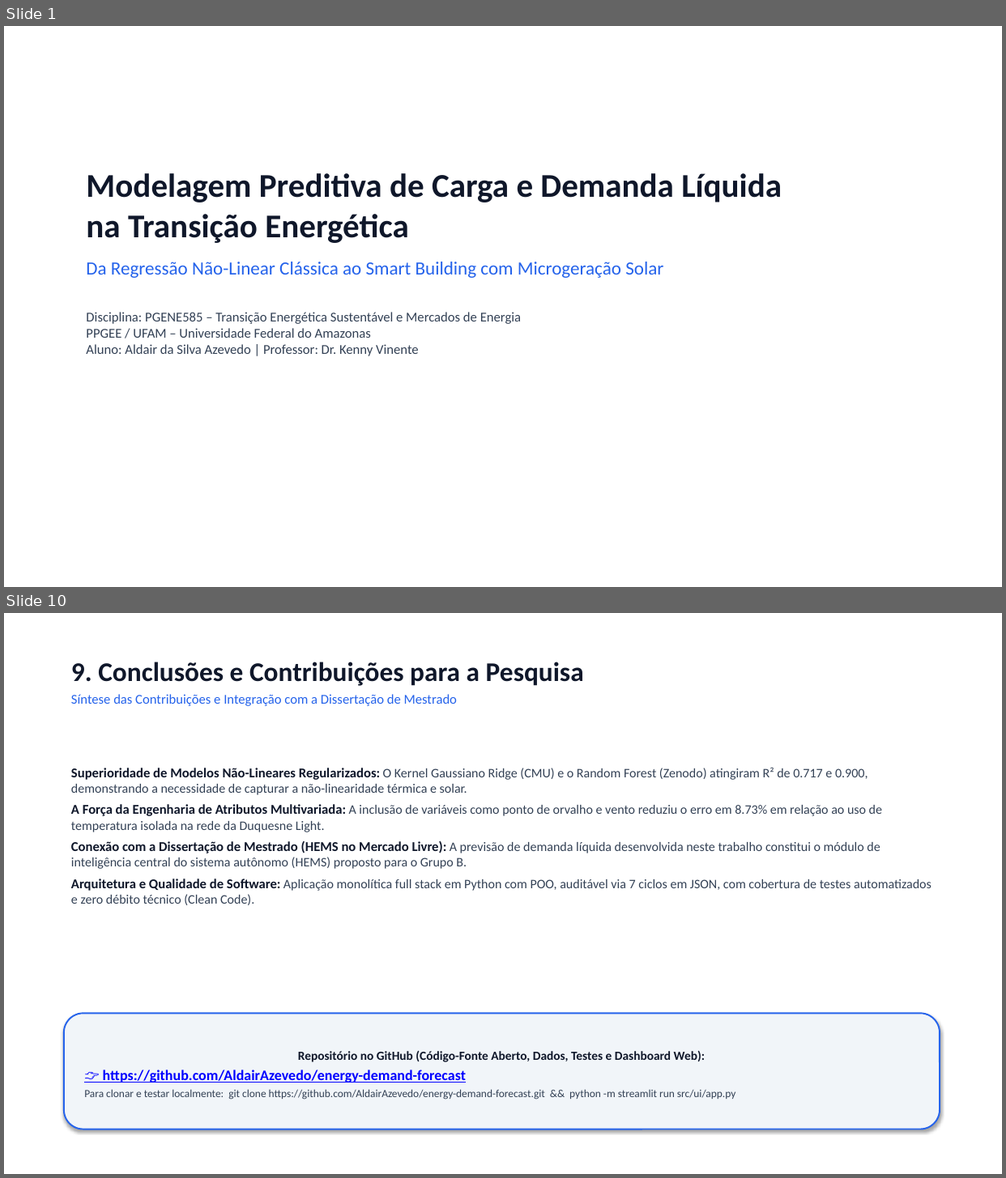
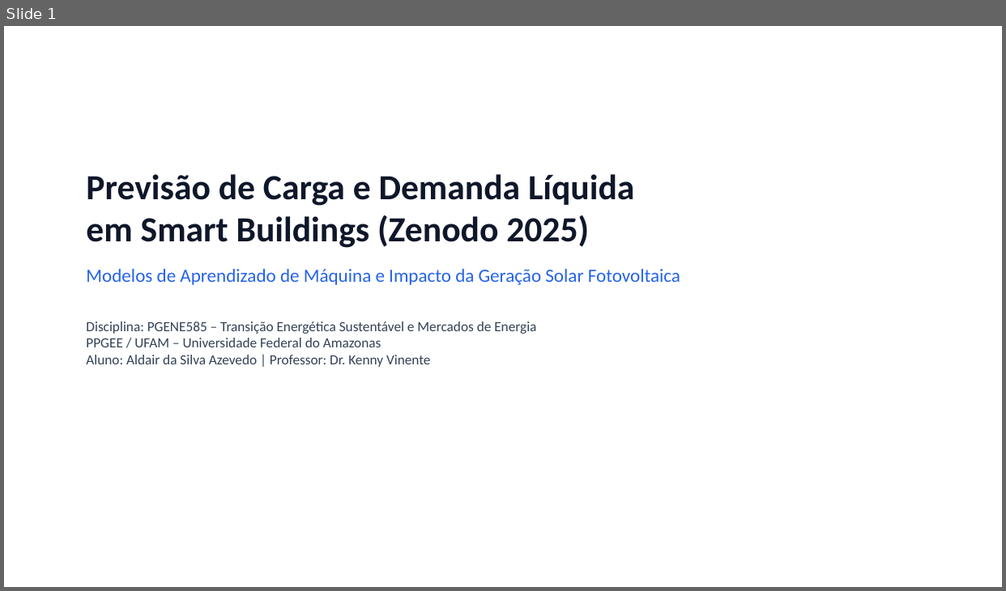
Before and after one commit to AldairAzevedo/energy-demand-forecast, a slide deck: presentation/slides_apresentacao.pptx. Shown one above the other, each under a label of ours: slides 1 and 10 before the commit, slide 1 after it; the slides between them are not shown. The pictures are 1006x1178 and 1006x591 pixels, drawn with LibreOffice and Linux fonts; fonts in the diff are those of the drawing. Boxes give left, top, right and bottom in pixels: in the first picture for what was removed or moved away, otherwise in the second. Text is boxed around its words. In the diff, an @@ line names an element or a change of style, - is before the commit and + after.

Commit message:
refactor(slides): atualiza apresentacao de 7 slides focada 100% no desafio Zenodo

```diff
--- a/presentation/slides_apresentacao.pptx
+++ b/presentation/slides_apresentacao.pptx
@@ slide 10 removed at <box>4,613,1002,1174</box>, background #FFFFFF @@
@@ text removed at <box>71,662,584,706</box> @@
-9. Conclusões e Contribuições para a Pesquisa
-Síntese das Contribuições e Integração com a Dissertação de Mestrado
@@ text removed at <box>71,767,931,905</box> @@
-Superioridade de Modelos Não-Lineares Regularizados: O Kernel Gaussiano Ridge (CMU) e o Random Forest (Zenodo) atingiram R² de 0.717 e 0.900, demonstrando a necessidade de capturar a não-linearidade térmica e solar.
-A Força da Engenharia de Atributos Multivariada: A inclusão de variáveis como ponto de orvalho e vento reduziu o erro em 8.73% em relação ao uso de temperatura isolada na rede da Duquesne Light.
-Conexão com a Dissertação de Mestrado (HEMS no Mercado Livre): A previsão de demanda líquida desenvolvida neste trabalho constitui o módulo de inteligência central do sistema autônomo (HEMS) proposto para o Grupo B.
-Arquitetura e Qualidade de Software: Aplicação monolítica full stack em Python com POO, auditável via 7 ciclos em JSON, com cobertura de testes automatizados e zero débito técnico (Clean Code).
@@ rounded rectangle removed at <box>64,1013,940,1130</box> @@
-Repositório no GitHub (Código-Fonte Aberto, Dados, Testes e Dashboard Web):
-👉 https://github.com/AldairAzevedo/energy-demand-forecast
-Para clonar e testar localmente: git clone https://github.com/AldairAzevedo/energy-demand-forecast.git && python -m streamlit run src/ui/app.py
@@ slide 1 changed as well @@
@@ text at <box>86,174,680,285</box>: text changed @@
-Modelagem Preditiva de Carga e Demanda Líquida
-na Transição Energética
-Da Regressão Não-Linear Clássica ao Smart Building com Microgeração Solar
+Previsão de Carga e Demanda Líquida
+em Smart Buildings (Zenodo 2025)
+Modelos de Aprendizado de Máquina e Impacto da Geração Solar Fotovoltaica
@@ text at <box>86,322,536,367</box>: size 13 to 13.5 pt in "Disciplina: PGENE585 – Transição Energética Sustentável e ..."; more space between paragraphs @@
```
Also in this commit, not shown: 2 other slides changed, 4 slides added, 6 other slides removed, 2 other files.
